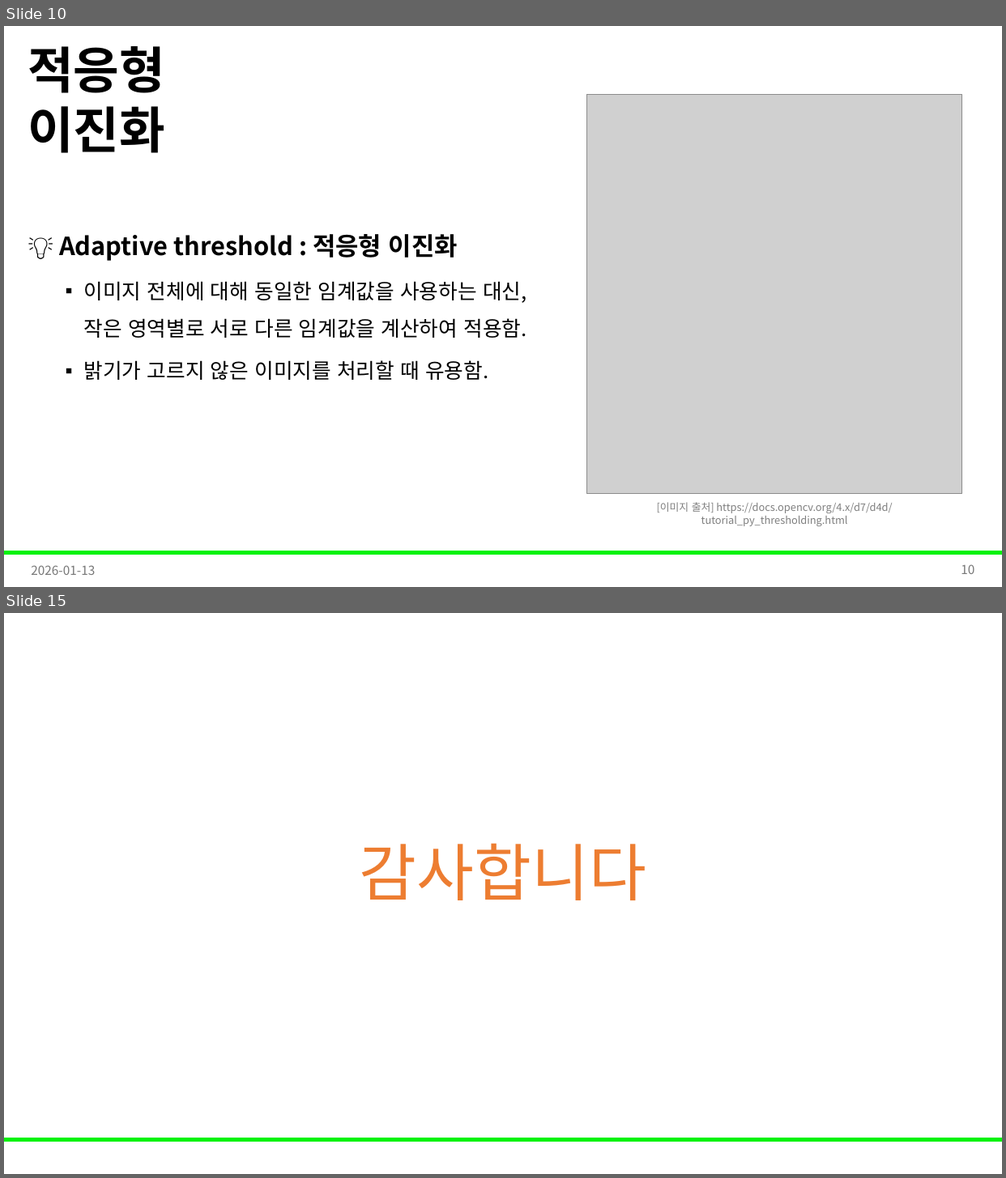
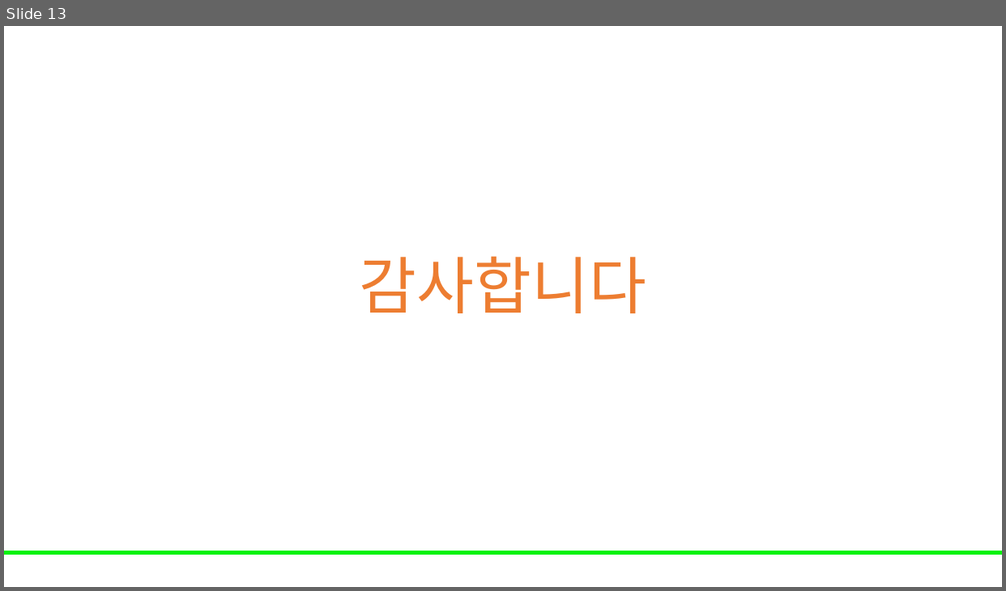
Before and after one commit to Leader-Lesson/KDT_RE_5th, a slide deck: material/5_AI/04_데이터 전처리와 EDA 기초.pptx. Shown one above the other, each under a label of ours: slides 10 and 15 before the commit, slide 13 after it; the slides between them are not shown. The pictures are 1006x1178 and 1006x591 pixels, drawn with LibreOffice and Linux fonts; fonts in the diff are those of the drawing; grey boxes stand for pictures; background and template pictures are left out. Boxes give left, top, right and bottom in pixels: in the first picture for what was removed or moved away, otherwise in the second. Text is boxed around its words. In the diff, an @@ line names an element or a change of style, - is before the commit and + after.

```diff
--- a/material/5_AI/04_데이터 전처리와 EDA 기초.pptx
+++ b/material/5_AI/04_데이터 전처리와 EDA 기초.pptx
@@ slide 10 removed at (4, 26, 1002, 587), background #FFFFFF; not listed: 1 template element that a slide beside it also shows @@
@@ text removed at (27, 46, 165, 153) @@
-적응형 이진화
@@ picture removed at (587, 95, 963, 494) @@
@@ text removed at (59, 234, 527, 380) @@
-💡 Adaptive threshold : 적응형 이진화
-  ▪ 이미지 전체에 대해 동일한 임계값을 사용하는 대신, 작은 영역별로 서로 다른 임계값을 계산하여 적용함.
-  ▪ 밝기가 고르지 않은 이미지를 처리할 때 유용함.
@@ text removed at (657, 502, 892, 527) @@
-[이미지 출처] https://docs.opencv.org/4.x/d7/d4d/tutorial_py_thresholding.html
@@ text removed at (31, 565, 95, 575) @@
-2026-01-13
@@ page number removed at (961, 565, 974, 574) @@
-10
@@ what was slide 15 is now slide 13 @@
```
Also in this commit, not shown: 3 slides changed, 3 slides added, 4 other slides removed.
